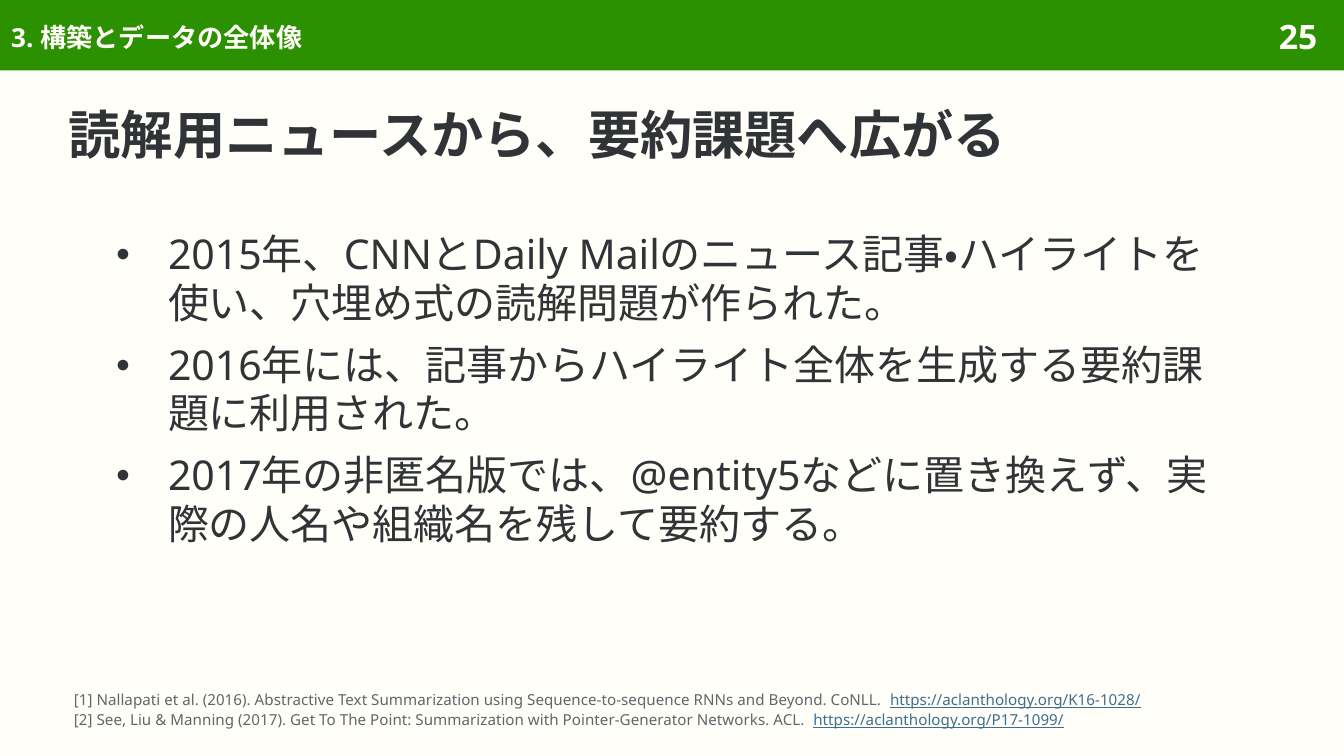
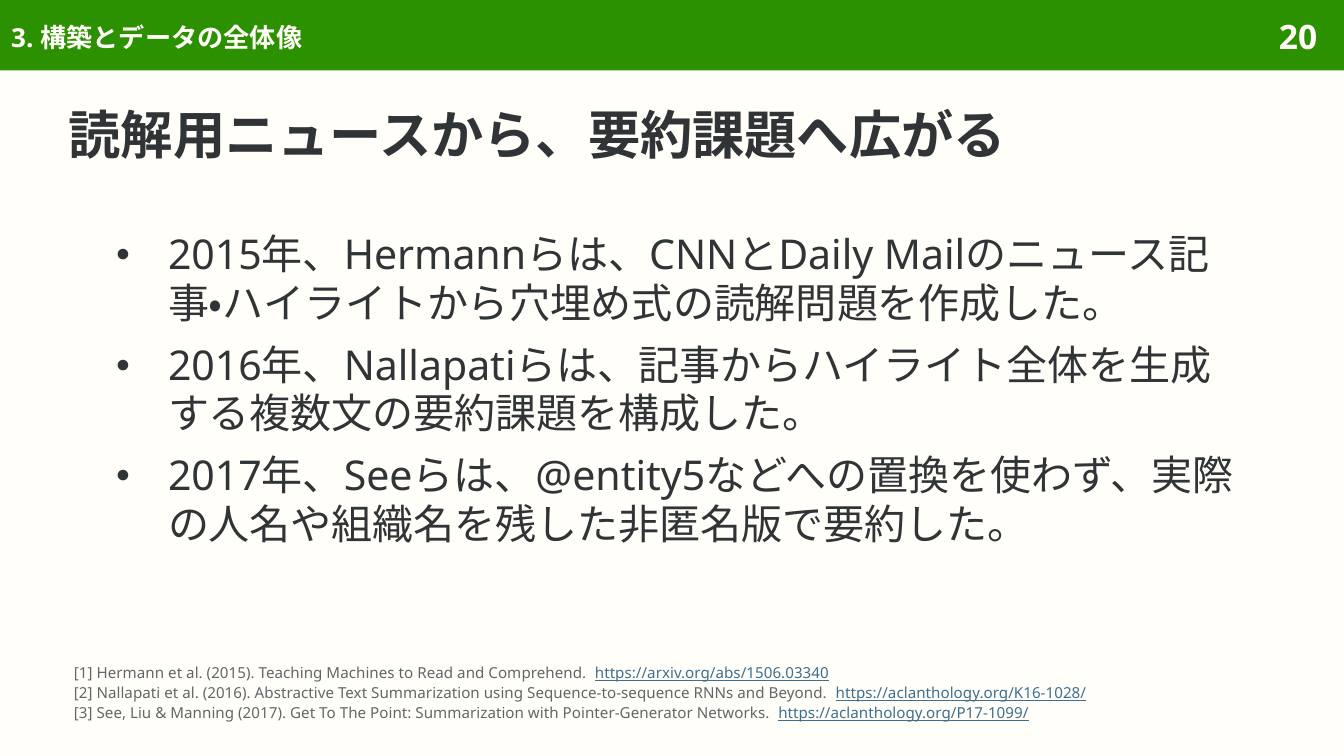
Before and after one commit to sasakiy84/datasets-in-10-minutes, a slide deck: slide 20 of slides/datasets-in-10-minutes-cnn-dailymail.pptx (slide 25 before the commit). Drawn at 1344x756 pixels with LibreOffice and Linux fonts; fonts in the diff are those of the drawing. Boxes give left, top, right and bottom in pixels: in the first picture for what was removed or moved away, otherwise in the second. Text is boxed around its words. In the diff, an @@ line names an element or a change of style, - is before the commit and + after.

Commit message:
Present CNN DailyMail as the original summarization dataset

```diff
--- a/slides/datasets-in-10-minutes-cnn-dailymail.pptx
+++ b/slides/datasets-in-10-minutes-cnn-dailymail.pptx
@@ page number at <box>1279,24,1317,50</box>: text changed @@
-25
+20
@@ text at <box>168,234,1233,543</box>: text changed @@
-● 2015年、CNNとDaily Mailのニュース記事・ハイライトを使い、穴埋め式の読解問題が作られた。
-● 2016年には、記事からハイライト全体を生成する要約課題に利用された。
-● 2017年の非匿名版では、@entity5などに置き換えず、実際の人名や組織名を残して要約する。
+● 2015年、Hermannらは、CNNとDaily Mailのニュース記事・ハイライトから穴埋め式の読解問題を作成した。
+● 2016年、Nallapatiらは、記事からハイライト全体を生成する複数文の要約課題を構成した。
+● 2017年、Seeらは、@entity5などへの置換を使わず、実際の人名や組織名を残した非匿名版で要約した。
@@ text at <box>74,666,1086,722</box>: text changed @@
-[1] Nallapati et al. (2016). Abstractive Text Summarization using Sequence-to-sequence RNNs and Beyond. CoNLL. https://aclanthology.org/K16-1028/
-[2] See, Liu & Manning (2017). Get To The Point: Summarization with Pointer-Generator Networks. ACL. https://aclanthology.org/P17-1099/
+[1] Hermann et al. (2015). Teaching Machines to Read and Comprehend. https://arxiv.org/abs/1506.03340
+[2] Nallapati et al. (2016). Abstractive Text Summarization using Sequence-to-sequence RNNs and Beyond. https://aclanthology.org/K16-1028/
+[3] See, Liu & Manning (2017). Get To The Point: Summarization with Pointer-Generator Networks. https://aclanthology.org/P17-1099/
```
Also in this commit, not shown: 50 other slides changed, 14 slides removed, 40 other files.
